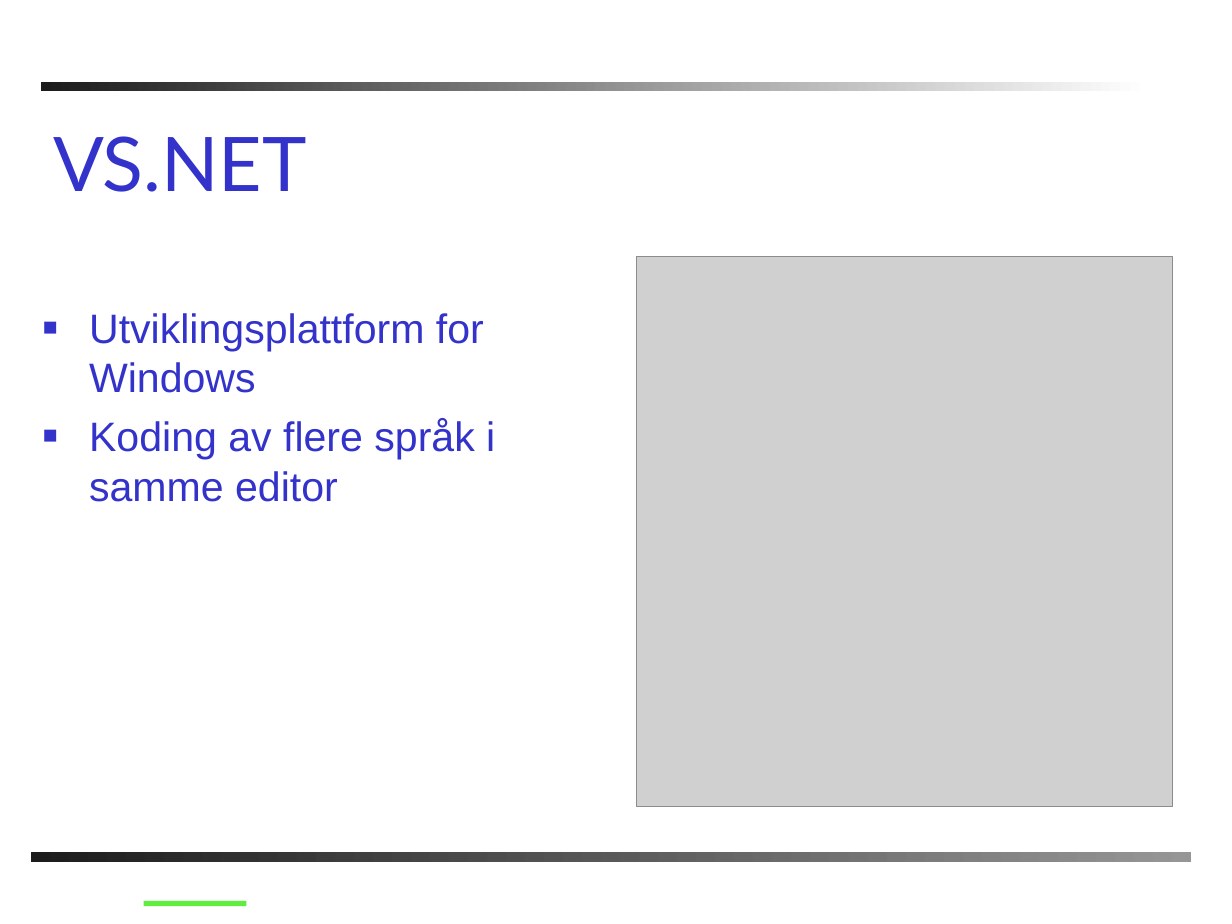
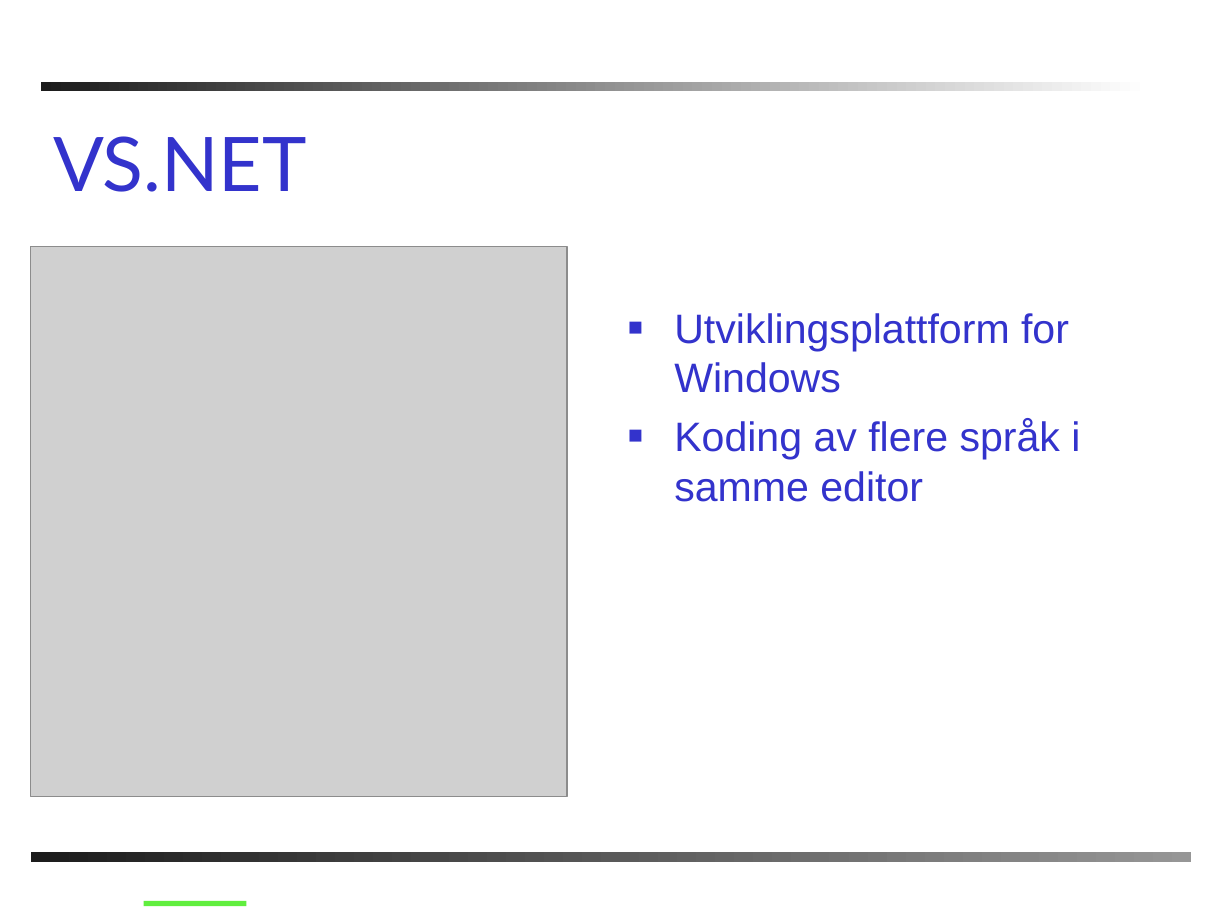
Before and after one commit to AnkhSVN/AnkhSVN, a slide deck: slide 7 of doc/powerpoint/Subversion_addin_for_VS.NET.ppt. Drawn at 1232x924 pixels with LibreOffice and Linux fonts; fonts in the diff are those of the drawing; grey boxes stand for pictures; background and template pictures are left out. Boxes give left, top, right and bottom in pixels: in the first picture for what was removed or moved away, otherwise in the second. Text is boxed around its words. In the diff, an @@ line names an element or a change of style, - is before the commit and + after.

```diff
--- a/doc/powerpoint/Subversion_addin_for_VS.NET.ppt
+++ b/doc/powerpoint/Subversion_addin_for_VS.NET.ppt
@@ text "Utviklingsplattform for Windows": place and size @@
-text "Utviklingsplattform for Windows" at <box>89,313,495,502</box>
+text "Utviklingsplattform for Windows" at <box>674,313,1080,502</box>
@@ picture: place and size @@
-picture at <box>637,256,1173,806</box>
+picture at <box>31,246,567,796</box>
```
Also in this commit, not shown: 6 other slides changed.
